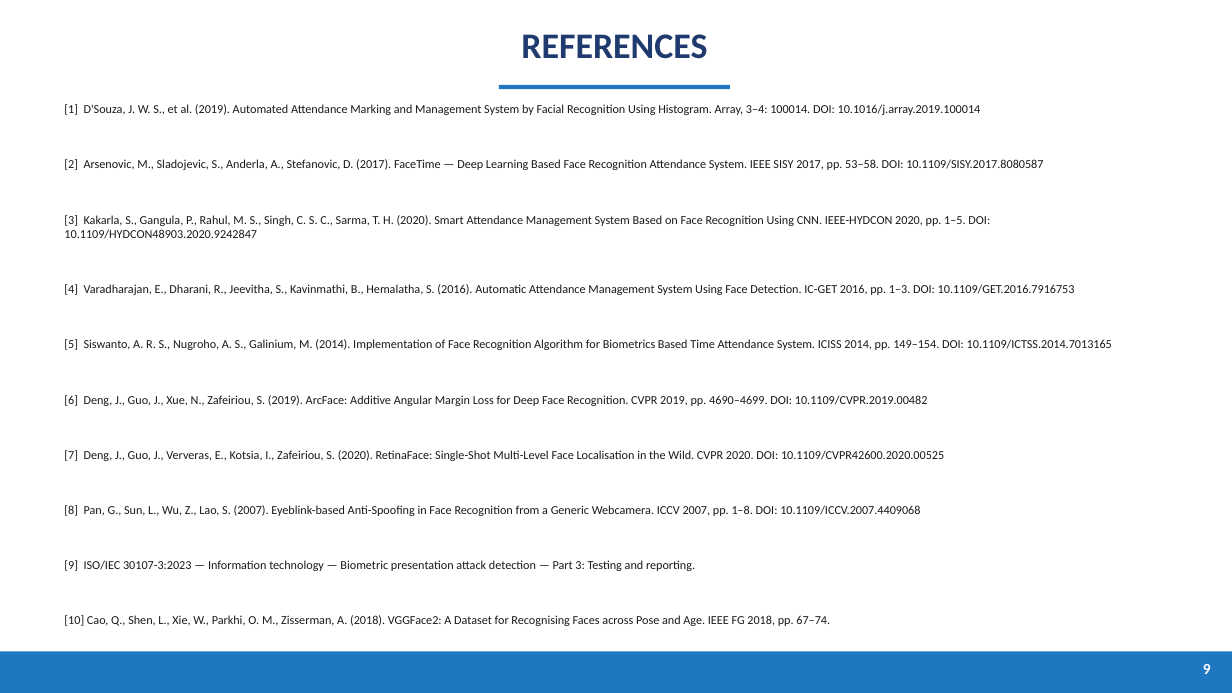
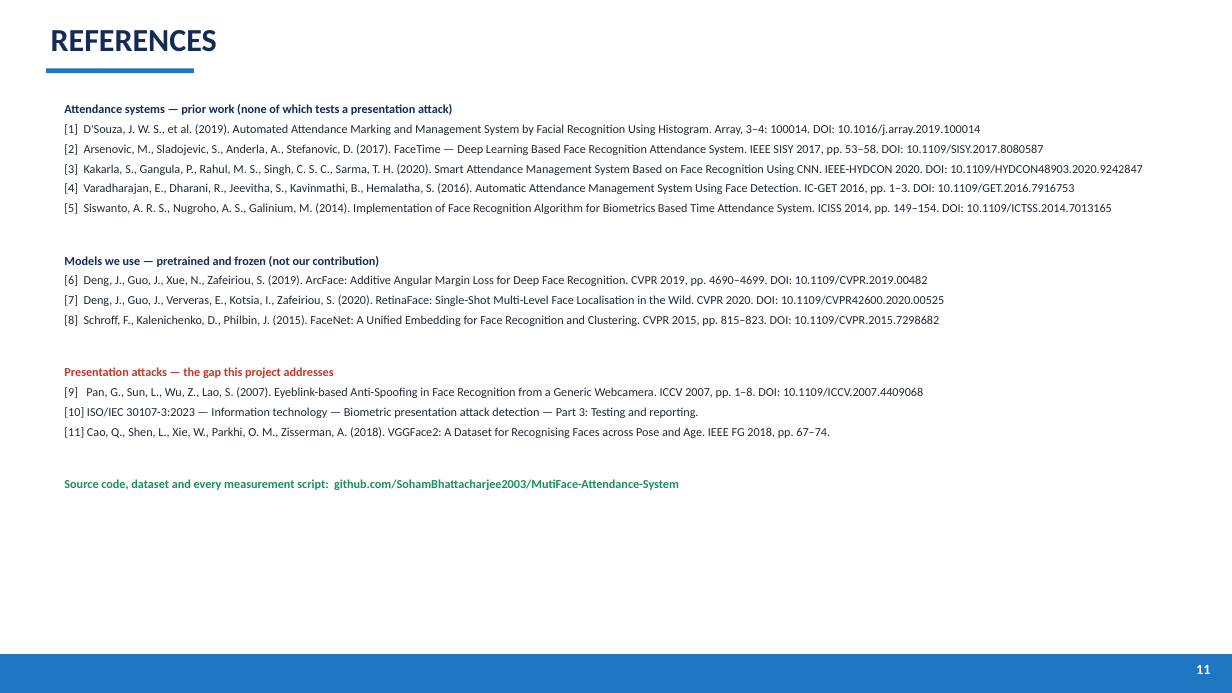
Before and after one commit to SohamBhattacharjee2003/MutiFace-Attendance-System, a slide deck: slide 12 of Server/results/PresenceAI_Presentation.pptx (slide 10 before the commit). Drawn at 1232x693 pixels with LibreOffice and Linux fonts; fonts in the diff are those of the drawing. Boxes give left, top, right and bottom in pixels: in the first picture for what was removed or moved away, otherwise in the second. Text is boxed around its words. In the diff, an @@ line names an element or a change of style, - is before the commit and + after.

```diff
--- a/Server/results/PresenceAI_Presentation.pptx
+++ b/Server/results/PresenceAI_Presentation.pptx
@@ text "REFERENCES" at box(51, 30, 217, 52): size 28 to 25 pt, text colour #1F3A6E to #142B53; alignment centre to left @@
@@ rectangle added at box(46, 68, 194, 73), fill #1F77C2 @@
@@ rectangle removed at box(499, 85, 730, 89) @@
@@ text at box(64, 104, 452, 115): paragraph added @@
+Attendance systems — prior work (none of which tests a presentation attack)
@@ text at box(64, 124, 1112, 306): text colour #1A1A1A to #222A35 in "[1] D'Souza, J. W. S., et al. ...", "[2] Arsenovic, M., Sladojevic, S., Anderla, A., ...", "[4] Varadharajan, E., Dharani, R., Jeevitha, S., ...", "[5] Siswanto, A. R. S., Nugroho, A. ..." and 2 more places; less space between paragraphs @@
@@ text at box(64, 164, 1143, 175): text changed; text colour #1A1A1A to #222A35 @@
-[3] Kakarla, S., Gangula, P., Rahul, M. S., Singh, C. S. C., Sarma, T. H. (2020). Smart Attendance Management System Based on Face Recognition Using CNN. IEEE-HYDCON 2020, pp. 1–5. DOI: 10.1109/HYDCON48903.2020.9242847
+[3] Kakarla, S., Gangula, P., Rahul, M. S., Singh, C. S. C., Sarma, T. H. (2020). Smart Attendance Management System Based on Face Recognition Using CNN. IEEE-HYDCON 2020. DOI: 10.1109/HYDCON48903.2020.9242847
@@ text at box(64, 256, 380, 267): paragraph added @@
+Models we use — pretrained and frozen (not our contribution)
@@ text at box(64, 315, 939, 490): text changed; text colour #1A1A1A to #222A35 @@
-[8] Pan, G., Sun, L., Wu, Z., Lao, S. (2007). Eyeblink-based Anti-Spoofing in Face Recognition from a Generic Webcamera. ICCV 2007, pp. 1–8. DOI: 10.1109/ICCV.2007.4409068
-[9] ISO/IEC 30107-3:2023 — Information technology — Biometric presentation attack detection — Part 3: Testing and reporting.
-[10] Cao, Q., Shen, L., Xie, W., Parkhi, O. M., Zisserman, A. (2018). VGGFace2: A Dataset for Recognising Faces across Pose and Age. IEEE FG 2018, pp. 67–74.
-Source code and all measurement scripts: github.com/SohamBhattacharjee2003/MutiFace-Attendance-System
+[8] Schroff, F., Kalenichenko, D., Philbin, J. (2015). FaceNet: A Unified Embedding for Face Recognition and Clustering. CVPR 2015, pp. 815–823. DOI: 10.1109/CVPR.2015.7298682
+Presentation attacks — the gap this project addresses
+[9] Pan, G., Sun, L., Wu, Z., Lao, S. (2007). Eyeblink-based Anti-Spoofing in Face Recognition from a Generic Webcamera. ICCV 2007, pp. 1–8. DOI: 10.1109/ICCV.2007.4409068
+[10] ISO/IEC 30107-3:2023 — Information technology — Biometric presentation attack detection — Part 3: Testing and reporting.
+[11] Cao, Q., Shen, L., Xie, W., Parkhi, O. M., Zisserman, A. (2018). VGGFace2: A Dataset for Recognising Faces across Pose and Age. IEEE FG 2018, pp. 67–74.
+Source code, dataset and every measurement script: github.com/SohamBhattacharjee2003/MutiFace-Attendance-System
@@ text added at box(1196, 665, 1210, 674), 11 pt, text #FFFFFF, bold @@
+11
@@ text removed at box(1203, 664, 1211, 674) @@
-9
```
Also in this commit, not shown: 3 other slides changed, 9 slides added, 7 slides removed, 10 other files.
